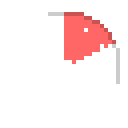
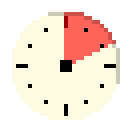
Layers edited between the first and the second (128, 128) image:
added layer "Layer 4" above "Layer 1" over box(12, 12, 120, 120)
